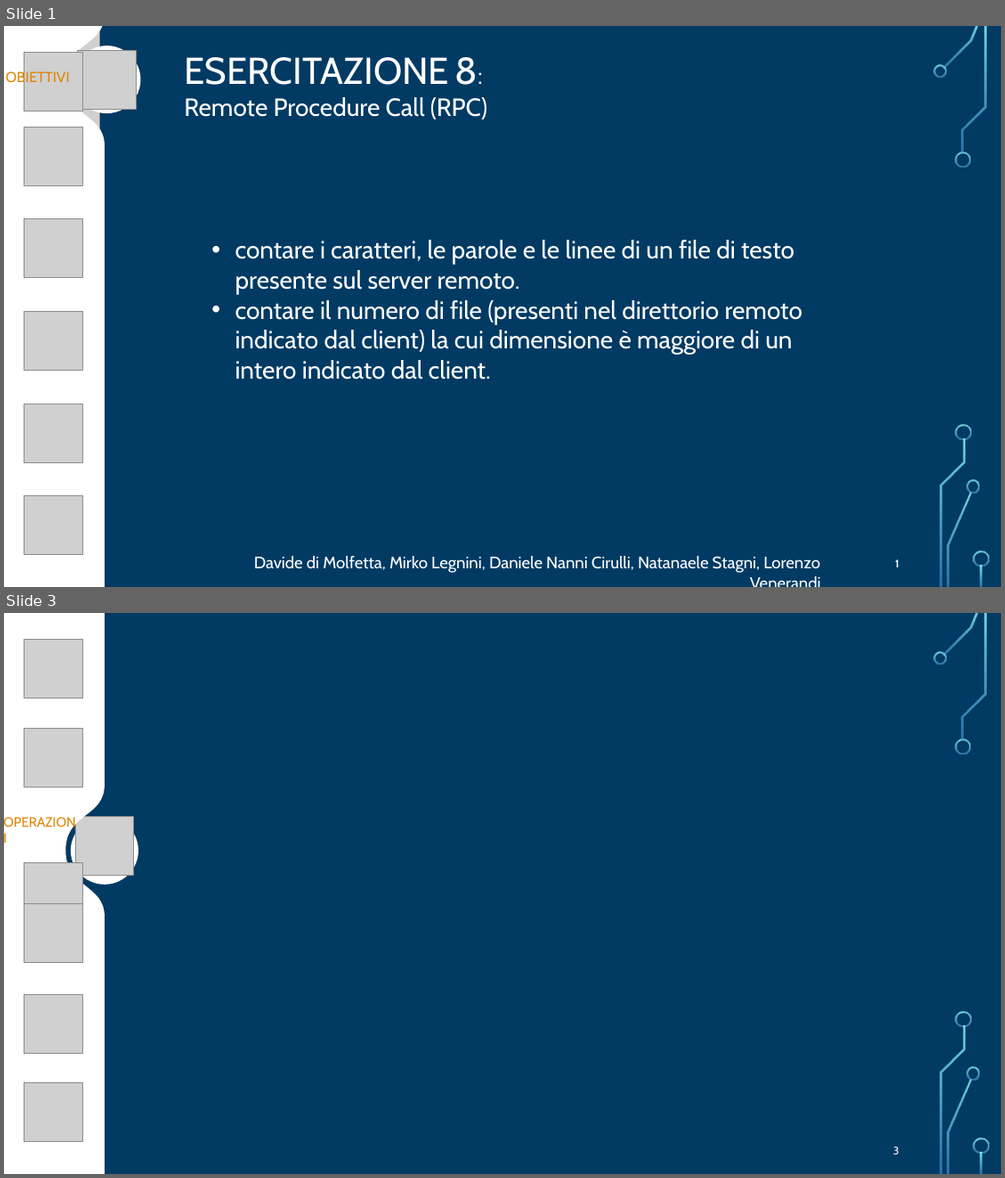
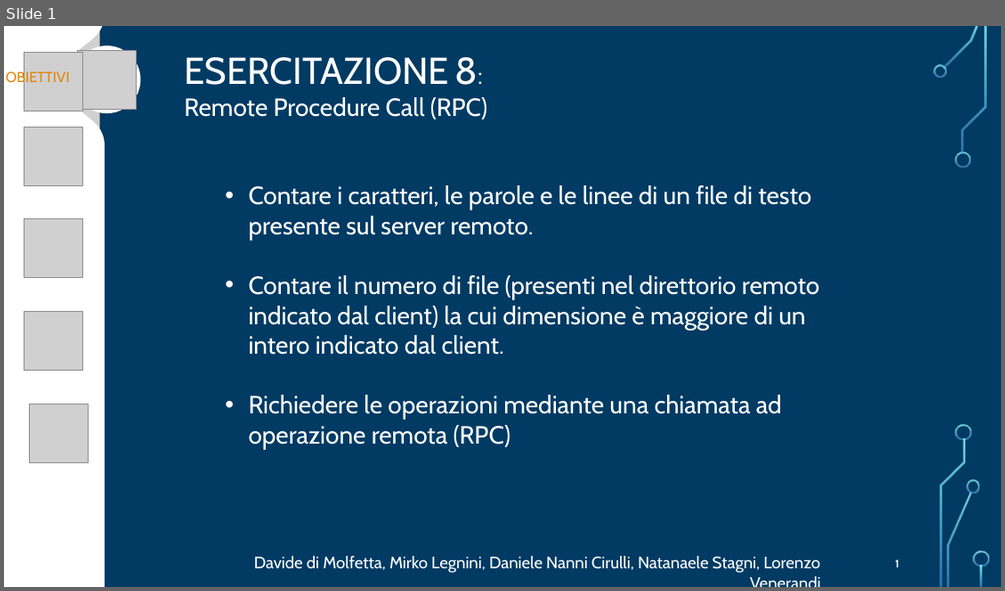
Before and after one commit to FlippaFloppa/Reti-di-Calcolatori-gruppo-Lore, a slide deck: Esercitazione_8/esercitazione8.pptx. Shown one above the other, each under a label of ours: slides 1 and 3 before the commit, slide 1 after it; the slides between them are not shown. The pictures are 1005x1178 and 1005x591 pixels, drawn with LibreOffice and Linux fonts; fonts in the diff are those of the drawing; grey boxes stand for pictures; background and template pictures are left out. Boxes give left, top, right and bottom in pixels: in the first picture for what was removed or moved away, otherwise in the second. Text is boxed around its words. In the diff, an @@ line names an element or a change of style, - is before the commit and + after.

```diff
--- a/Esercitazione_8/esercitazione8.pptx
+++ b/Esercitazione_8/esercitazione8.pptx
@@ slide 3 removed at (4, 613, 1001, 1174), background picture (left out); not listed: 25 template elements that a slide beside it also shows @@
@@ freeform shape removed at (4, 613, 105, 1174) @@
@@ picture removed at (24, 639, 82, 698) @@
@@ picture removed at (24, 728, 82, 787) @@
@@ group removed at (20, 613, 101, 773): 8 freeform shapes @@
@@ text removed at (4, 810, 83, 834) @@
-OPERAZIONI
@@ ellipse removed at (71, 817, 138, 884) @@
@@ picture removed at (75, 817, 134, 876) @@
@@ picture removed at (24, 863, 82, 922) @@
@@ picture removed at (24, 904, 82, 963) @@
@@ picture removed at (24, 995, 82, 1054) @@
@@ picture removed at (24, 1083, 82, 1142) @@
@@ page number removed at (893, 1146, 899, 1154) @@
-3
@@ slide 1 changed as well @@
@@ text at (249, 185, 819, 449): text changed @@
-• contare i caratteri, le parole e le linee di un file di testo presente sul server remoto.
-• contare il numero di file (presenti nel direttorio remoto indicato dal client) la cui dimensione è maggiore di un intero indicato dal client.
+• Contare i caratteri, le parole e le linee di un file di testo presente sul server remoto.
+• Contare il numero di file (presenti nel direttorio remoto indicato dal client) la cui dimensione è maggiore di un intero indicato dal client.
+• Richiedere le operazioni mediante una chiamata ad operazione remota (RPC)
@@ picture removed at (24, 403, 82, 463) @@
@@ picture: place and size @@
-picture at (24, 496, 82, 555)
+picture at (30, 403, 89, 463)
@@ freeform shape added at (54, 497, 70, 513), fill gradient #82FFFF to #3D97DE @@
```
Also in this commit, not shown: 3 other slides changed, 1 slide added, 1 other slide removed, 1 other file.
